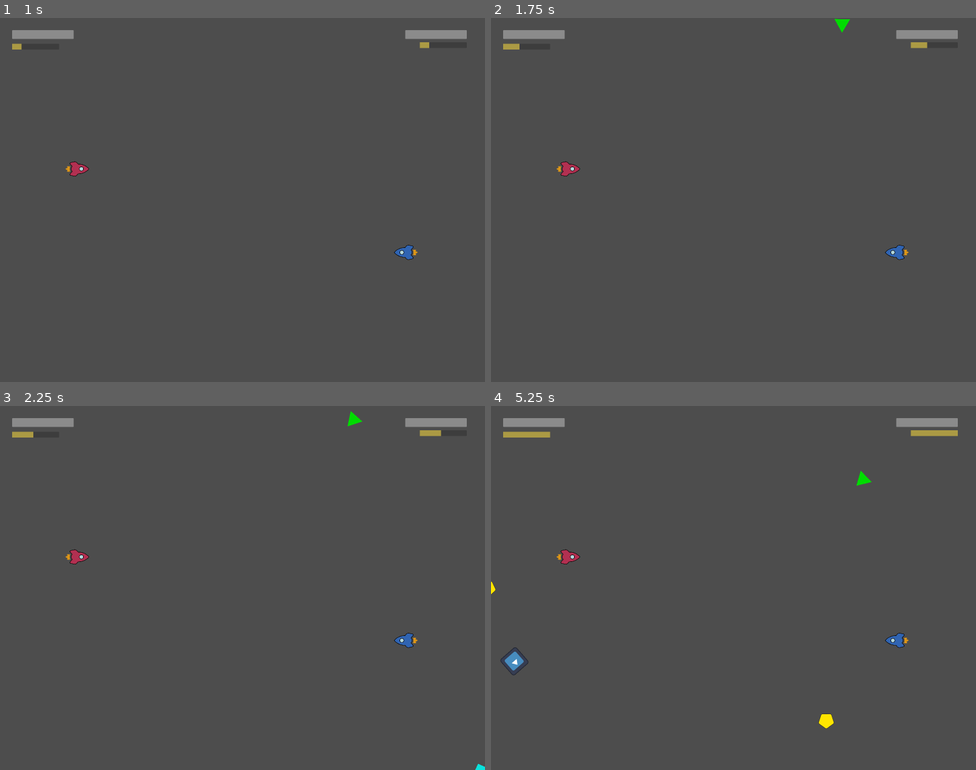
Above: before the commit, frames 1-4 (two rows, left to right).
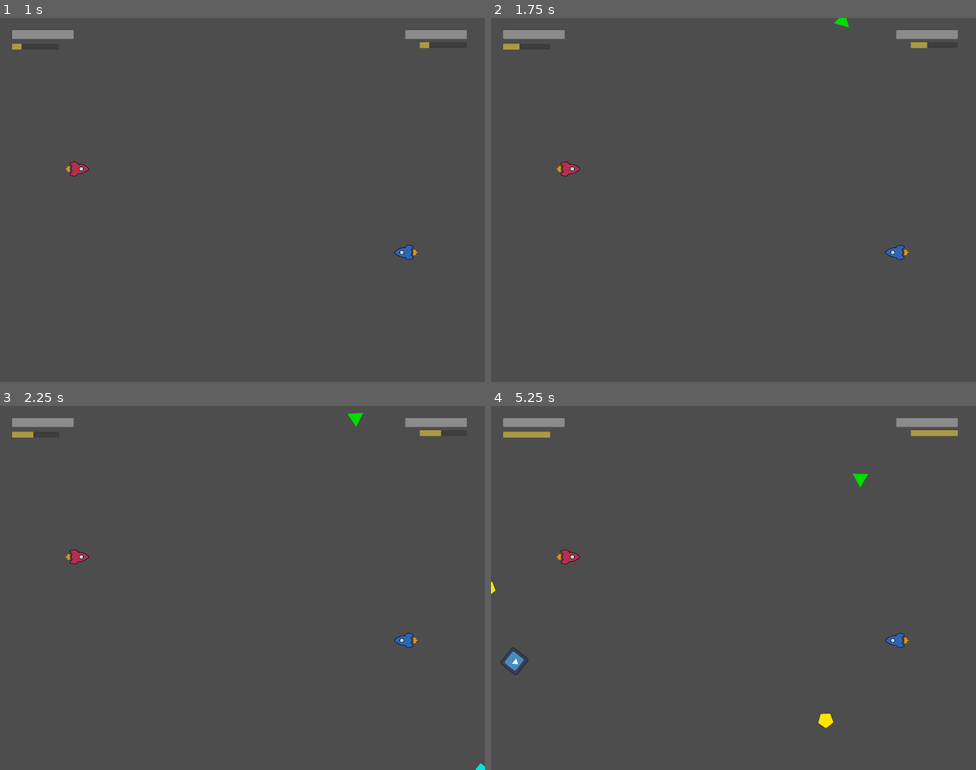
Above: after the commit, the same moments.

Repository: RajwolChapagain/Arcade-Game
Game: Godot game, scene res://main.tscn
Same seed, same stepped clock (60 frames per second), same inputs: the game is played once before the commit and once after it. The engine's default icon, where the game draws it, is replaced by a stand-in: a white triangle on a blue panel in a dark square.
Inputs:
- Up to frame 1 (1 s): tap Enter at 0.5 s
- Up to frame 2 (1.75 s): tap Space at 1.25 s
- Up to frame 3 (2.25 s): no input
- Up to frame 4 (5.25 s): no input

Frame 1 is identical in both runs. In frame 2, less than 0.1% of the frame differs, in the area x 70-74%, y 0-4%; in frame 3, less than 0.1%; in frame 4, 0.2%, in the area x 0-79%, y 17-89%.

Commit message:
Rotate objects upon spawn

Diff:
--- a/powerups/spawner.gd
+++ b/powerups/spawner.gd
@@ -15,6 +15,7 @@
 	var velocity = Vector2(randf_range(150.0, 250.0), 0.0)
 	object.angular_velocity = velocity.x / 2
 	object.linear_velocity = velocity.rotated(direction)
+	object.rotation = direction
 	add_child(object)
 	object_spawned.emit(object)
 
